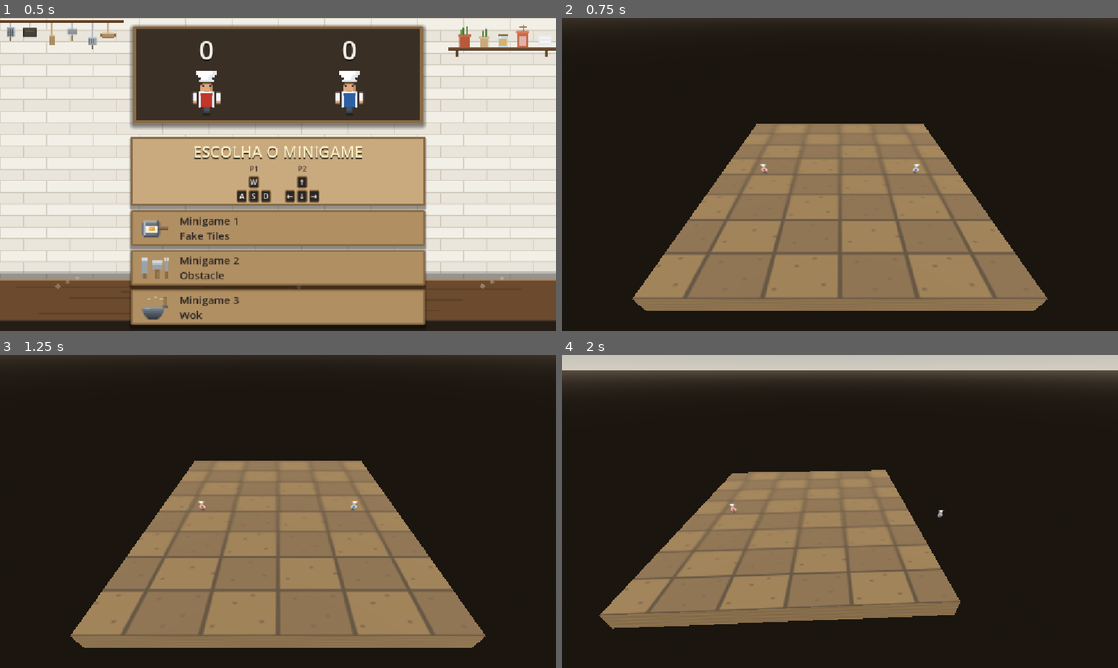
Above: before the commit, frames 1-4 (two rows, left to right).
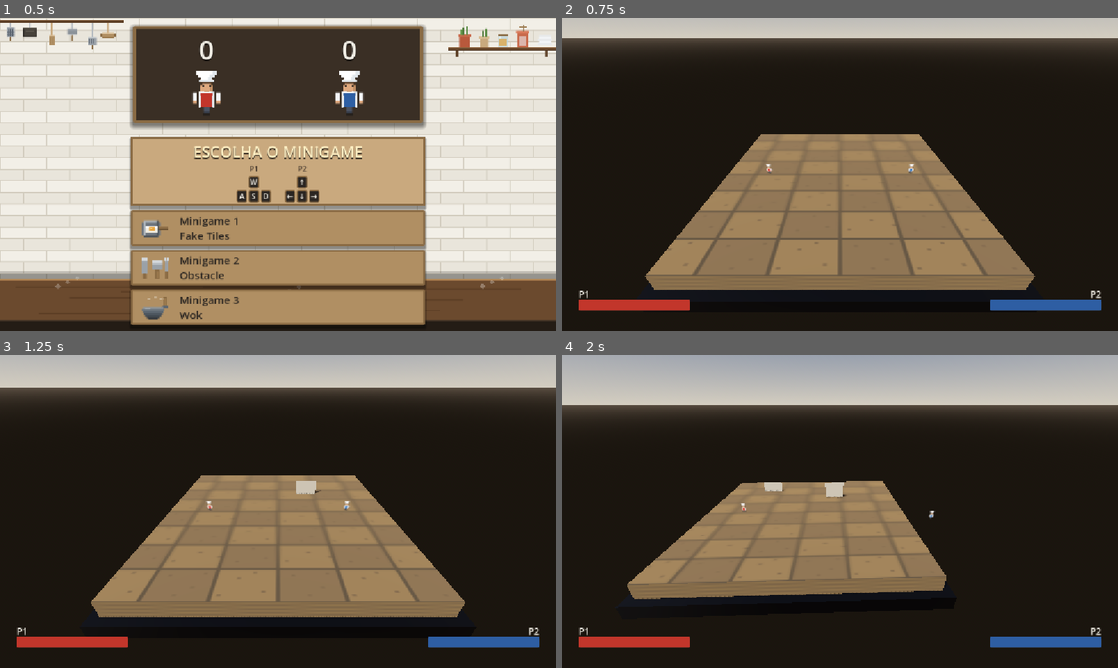
Above: after the commit, the same moments.

Repository: nyyozu/minigametest
Game: Godot game, scene res://Scenes/menu/menu_selecao.tscn
Two runs of this game, one before a commit and one after it. Both use one fixed random seed, a clock stepped at 60 frames per second and the inputs below.
Inputs:
- Up to frame 1 (0.5 s): no input
- Up to frame 2 (0.75 s): click "Minigame 3 Wok" at 0.5 s
- Up to frame 3 (1.25 s): no input
- Up to frame 4 (2 s): hold Right (ui_right) from 1.28 s (still down); tap A (A) at 1.35 s; tap D (D) at 1.55 s

Frame 1 is identical in both runs. In frame 2, 21% of the frame differs, in the area x 0-100%, y 0-94%; in frame 3, 28%; in frame 4, 31%.

Commit message:
Corrigido loop de empurrões, adicionado barra de fôlego (falta revisar) criado mecânica de fogo, aumentando a distância do empurrão

Diff:
--- a/Scenes/minigames/wok.tscn
+++ b/Scenes/minigames/wok.tscn
@@ -6,6 +6,8 @@
 [ext_resource type="Texture2D" uid="uid://md4eywp43ovq" path="res://assets/Tiles/tile_piso_cozinha.svg" id="4_piso"]
 [ext_resource type="Texture2D" uid="uid://di8kh5w5kcxwp" path="res://assets/P1/ChefP1_idle_v2.svg" id="5_p1"]
 [ext_resource type="Texture2D" uid="uid://cmog7b4efegl2" path="res://assets/P2/ChefP2_idle_v2.svg" id="6_p2"]
+[ext_resource type="Texture2D" uid="uid://j4ntm80pww74" path="res://assets/P1/ChefP1_walk_v2.svg" id="7_andando_p1"]
+[ext_resource type="Texture2D" uid="uid://c7gui1xc3w0ha" path="res://assets/P2/ChefP2_walk_v2.svg" id="8_andando_p2"]
 
 [sub_resource type="BoxShape3D" id="BoxShape3D_chao"]
 size = Vector3(16, 1, 16)
@@ -17,18 +19,186 @@
 albedo_texture = ExtResource("4_piso")
 albedo_color = Color(0.62, 0.6, 0.56, 1)
 uv1_scale = Vector3(8, 8, 1)
+emission_enabled = true
+emission_texture = ExtResource("4_piso")
+emission = Color(1, 0.35, 0.05, 1)
+emission_energy_multiplier = 0.0
+
+[sub_resource type="BoxMesh" id="BoxMesh_corpo"]
+size = Vector3(17, 0.8, 17)
+
+[sub_resource type="StandardMaterial3D" id="StandardMaterial3D_corpo"]
+albedo_color = Color(0.09, 0.08, 0.08, 1)
+metallic = 0.7
+roughness = 0.45
+emission_enabled = true
+emission = Color(1, 0.28, 0.04, 1)
+emission_energy_multiplier = 0.0
+
+[sub_resource type="QuadMesh" id="QuadMesh_vapor"]
+size = Vector2(0.7, 0.7)
+
+[sub_resource type="StandardMaterial3D" id="StandardMaterial3D_vapor"]
+transparency = 1
+shading_mode = 0
+albedo_color = Color(1, 0.95, 0.9, 0.35)
+blend_mode = 1
+billboard_mode = 1
+disable_receive_shadows = true
+
+[sub_resource type="ParticleProcessMaterial" id="Processo_vapor"]
+emission_shape = 3
+emission_box_extents = Vector3(7, 0.1, 7)
+direction = Vector3(0, 1, 0)
+spread = 12.0
+initial_velocity_min = 0.6
+initial_velocity_max = 1.4
+gravity = Vector3(0, 0.35, 0)
+damping_min = 0.4
+damping_max = 0.9
+scale_min = 1.4
+scale_max = 2.6
+color = Color(1, 0.92, 0.85, 1)
+
+[sub_resource type="StyleBoxFlat" id="Fundo_da_barra"]
+bg_color = Color(0.09, 0.08, 0.07, 0.85)
+border_width_left = 2
+border_width_top = 2
+border_width_right = 2
+border_width_bottom = 2
+border_color = Color(0.29, 0.25, 0.21, 1)
+corner_radius_top_left = 3
+corner_radius_top_right = 3
+corner_radius_bottom_right = 3
+corner_radius_bottom_left = 3
+
+[sub_resource type="StyleBoxFlat" id="Barra_p1"]
+bg_color = Color(0.76, 0.21, 0.17, 1)
+corner_radius_top_left = 2
+corner_radius_top_right = 2
+corner_radius_bottom_right = 2
+corner_radius_bottom_left = 2
+
+[sub_resource type="StyleBoxFlat" id="Barra_p2"]
+bg_color = Color(0.18, 0.37, 0.64, 1)
+corner_radius_top_left = 2
+corner_radius_top_right = 2
+corner_radius_bottom_right = 2
+corner_radius_bottom_left = 2
 
 [sub_resource type="CapsuleShape3D" id="CapsuleShape3D_chef"]
 radius = 0.35
 height = 0.9
 
-[sub_resource type="AtlasTexture" id="AtlasTexture_chef1"]
+[sub_resource type="AtlasTexture" id="AtlasTexture_p1_parado1"]
 atlas = ExtResource("5_p1")
 region = Rect2(0, 0, 64, 80)
 
-[sub_resource type="AtlasTexture" id="AtlasTexture_chef2"]
+[sub_resource type="AtlasTexture" id="AtlasTexture_p1_parado2"]
+atlas = ExtResource("5_p1")
+region = Rect2(64, 0, 64, 80)
+
+[sub_resource type="AtlasTexture" id="AtlasTexture_p1_andando1"]
+atlas = ExtResource("7_andando_p1")
+region = Rect2(0, 0, 64, 80)
+
+[sub_resource type="AtlasTexture" id="AtlasTexture_p1_andando2"]
+atlas = ExtResource("7_andando_p1")
+region = Rect2(64, 0, 64, 80)
+
+[sub_resource type="AtlasTexture" id="AtlasTexture_p1_andando3"]
+atlas = ExtResource("7_andando_p1")
+region = Rect2(128, 0, 64, 80)
+
+[sub_resource type="AtlasTexture" id="AtlasTexture_p1_andando4"]
+atlas = ExtResource("7_andando_p1")
+region = Rect2(192, 0, 64, 80)
+
+[sub_resource type="SpriteFrames" id="Animacoes_p1"]
+animations = [{
+"frames": [{
+"duration": 1.0,
+"texture": SubResource("AtlasTexture_p1_parado1")
+}, {
+"duration": 1.0,
+"texture": SubResource("AtlasTexture_p1_parado2")
+}],
+"loop": 1,
+"name": &"parado",
+"speed": 5.0
+}, {
+"frames": [{
+"duration": 1.0,
+"texture": SubResource("AtlasTexture_p1_andando1")
+}, {
+"duration": 1.0,
+"texture": SubResource("AtlasTexture_p1_andando2")
+}, {
+"duration": 1.0,
+"texture": SubResource("AtlasTexture_p1_andando3")
+}, {
+"duration": 1.0,
+"texture": SubResource("AtlasTexture_p1_andando4")
+}],
+"loop": 1,
+"name": &"andando",
+"speed": 5.0
+}]
+
+[sub_resource type="AtlasTexture" id="AtlasTexture_p2_parado1"]
 atlas = ExtResource("6_p2")
 region = Rect2(0, 0, 64, 80)
+
+[sub_resource type="AtlasTexture" id="AtlasTexture_p2_parado2"]
+atlas = ExtResource("6_p2")
+region = Rect2(64, 0, 64, 80)
+
+[sub_resource type="AtlasTexture" id="AtlasTexture_p2_andando1"]
+atlas = ExtResource("8_andando_p2")
+region = Rect2(0, 0, 64, 80)
+
+[sub_resource type="AtlasTexture" id="AtlasTexture_p2_andando2"]
+atlas = ExtResource("8_andando_p2")
+region = Rect2(64, 0, 64, 80)
+
+[sub_resource type="AtlasTexture" id="AtlasTexture_p2_andando3"]
+atlas = ExtResource("8_andando_p2")
+region = Rect2(128, 0, 64, 80)
+
+[sub_resource type="AtlasTexture" id="AtlasTexture_p2_andando4"]
+atlas = ExtResource("8_andando_p2")
+region = Rect2(192, 0, 64, 80)
+
+[sub_resource type="SpriteFrames" id="Animacoes_p2"]
+animations = [{
+"frames": [{
+"duration": 1.0,
+"texture": SubResource("AtlasTexture_p2_parado1")
+}, {
+"duration": 1.0,
+"texture": SubResource("AtlasTexture_p2_parado2")
+}],
+"loop": 1,
+"name": &"parado",
+"speed": 5.0
+}, {
+"frames": [{
+"duration": 1.0,
+"texture": SubResource("AtlasTexture_p2_andando1")
+}, {
+"duration": 1.0,
+"texture": SubResource("AtlasTexture_p2_andando2")
+}, {
+"duration": 1.0,
+"texture": SubResource("AtlasTexture_p2_andando3")
+}, {
+"duration": 1.0,
+"texture": SubResource("AtlasTexture_p2_andando4")
+}],
+"loop": 1,
+"name": &"andando",
+"speed": 5.0
+}]
 
 [sub_resource type="ProceduralSkyMaterial" id="ProceduralSkyMaterial_wok"]
 sky_top_color = Color(0.24313726, 0.3254902, 0.47843137, 1)
@@ -63,6 +233,19 @@
 [node name="CollisionShape3D" type="CollisionShape3D" parent="Chao"]
 shape = SubResource("BoxShape3D_chao")
 
+[node name="Corpo" type="MeshInstance3D" parent="."]
+transform = Transform3D(1, 0, 0, 0, 1, 0, 0, 0, 1, 0, -1.35, 0)
+material_override = SubResource("StandardMaterial3D_corpo")
+mesh = SubResource("BoxMesh_corpo")
+
+[node name="Vapor" type="GPUParticles3D" parent="."]
+transform = Transform3D(1, 0, 0, 0, 1, 0, 0, 0, 1, 0, 0.15, 0)
+emitting = true
+amount = 24
+lifetime = 3.0
+process_material = SubResource("Processo_vapor")
+draw_pass_1 = SubResource("QuadMesh_vapor")
+
 [node name="P1" type="CharacterBody3D" parent="."]
 transform = Transform3D(1, 0, 0, 0, 1, 0, 0, 0, 1, -5, 0.1, 0)
 script = ExtResource("1_jogador")
@@ -76,9 +259,10 @@
 transform = Transform3D(1, 0, 0, 0, 1, 0, 0, 0, 1, 0, 0.45, 0)
 shape = SubResource("CapsuleShape3D_chef")
 
-[node name="Sprite3D" type="Sprite3D" parent="P1"]
+[node name="AnimatedSprite3D" type="AnimatedSprite3D" parent="P1"]
 transform = Transform3D(1, 0, 0, 0, 1, 0, 0, 0, 1, 0, 0.45, 0)
-texture = SubResource("AtlasTexture_chef1")
+sprite_frames = SubResource("Animacoes_p1")
+animation = &"parado"
 
 [node name="P2" type="CharacterBody3D" parent="."]
 transform = Transform3D(1, 0, 0, 0, 1, 0, 0, 0, 1, 5, 0.1, 0)
@@ -93,9 +277,10 @@
 transform = Transform3D(1, 0, 0, 0, 1, 0, 0, 0, 1, 0, 0.45, 0)
 shape = SubResource("CapsuleShape3D_chef")
 
-[node name="Sprite3D" type="Sprite3D" parent="P2"]
+[node name="AnimatedSprite3D" type="AnimatedSprite3D" parent="P2"]
 transform = Transform3D(1, 0, 0, 0, 1, 0, 0, 0, 1, 0, 0.45, 0)
-texture = SubResource("AtlasTexture_chef2")
+sprite_frames = SubResource("Animacoes_p2")
+animation = &"parado"
 
 [node name="Camera3D" type="Camera3D" parent="."]
 transform = Transform3D(1, 0, 0, 0, 0.70710677, -0.70710677, 0, 0.70710677, 0.70710677, 0, 9, 12)
@@ -113,3 +298,44 @@
 
 [node name="Diretor" type="Node" parent="."]
 script = ExtResource("2_diretor")
+
+[node name="HUD" type="CanvasLayer" parent="."]
+
+[node name="NomeP1" type="Label" parent="HUD"]
+anchor_left = 0.03
+anchor_top = 0.862
+anchor_right = 0.13
+anchor_bottom = 0.9
+theme_override_colors/font_color = Color(0.949, 0.937, 0.902, 1)
+theme_override_font_sizes/font_size = 18
+text = "P1"
+
+[node name="NomeP2" type="Label" parent="HUD"]
+anchor_left = 0.87
+anchor_top = 0.862
+anchor_right = 0.97
+anchor_bottom = 0.9
+theme_override_colors/font_color = Color(0.949, 0.937, 0.902, 1)
+theme_override_font_sizes/font_size = 18
+text = "P2"
+horizontal_alignment = 2
+
+[node name="FolegoP1" type="ProgressBar" parent="HUD"]
+anchor_left = 0.03
+anchor_top = 0.902
+anchor_right = 0.23
+anchor_bottom = 0.935
+value = 100.0
+show_percentage = false
+theme_override_styles/background = SubResource("Fundo_da_barra")
+theme_override_styles/fill = SubResource("Barra_p1")
+
+[node name="FolegoP2" type="ProgressBar" parent="HUD"]
+anchor_left = 0.77
+anchor_top = 0.902
+anchor_right = 0.97
+anchor_bottom = 0.935
+value = 100.0
+show_percentage = false
+theme_override_styles/background = SubResource("Fundo_da_barra")
+theme_override_styles/fill = SubResource("Barra_p2")
--- a/Scripts/wok/wok_camera.gd
+++ b/Scripts/wok/wok_camera.gd
@@ -1,13 +1,16 @@
 extends Node3D
 
-const ALTURA = 9.0
-const RECUO_MINIMO = 7.0
+const ALTURA = 8.0
+const RECUO_MINIMO = 9.5
 const RECUO_POR_UNIDADE = 0.5
 const RECUO_MAXIMO = 22.0
 const SUAVIZACAO = 6.0
+const PERDA_DO_TREMOR = 4.0
 
-@onready var jogador1 = get_parent().get_node("P1")
-@onready var jogador2 = get_parent().get_node("P2")
+@onready var jogador1 = $"../P1"
+@onready var jogador2 = $"../P2"
+
+var tremor = 0.0
 
 func _process(delta):
 	var meio = (jogador1.global_position + jogador2.global_position) * 0.5
@@ -20,6 +23,10 @@
 	var suave = clampf(delta * SUAVIZACAO, 0.0, 1.0)
 	global_position = global_position.lerp(alvo, suave)
 
+	tremor = maxf(tremor - delta * PERDA_DO_TREMOR, 0.0)
+	if tremor > 0.0:
+		global_position = global_position + Vector3(randf_range(-1.0, 1.0), randf_range(-1.0, 1.0), 0.0) * tremor
+
 	var chao = Vector3(meio.x, 0.0, meio.z)
 	if global_position.distance_to(chao) > 0.5:
 		look_at(chao, Vector3.UP)
--- a/Scripts/wok/wok_diretor.gd
+++ b/Scripts/wok/wok_diretor.gd
@@ -3,19 +3,39 @@
 const ALTURA_DA_QUEDA = -4.0
 const VOLTA_PRO_MENU = 2.5
 const PULO_DE_VITORIA = 7.0
+const TEMPO_ATE_FOGO = 50.0
+const BRILHO_DO_FOGO = 2.2
+const VAPOR_MINIMO = 0.15
 
 var acabou = false
+var calor = 0.0
 
 @onready var jogador1 = $"../P1"
 @onready var jogador2 = $"../P2"
+@onready var chapa = $"../Chao/MeshInstance3D"
+@onready var corpo = $"../Corpo"
+@onready var vapor = $"../Vapor"
+@onready var camera = $"../Camera3D"
+@onready var folego_p1 = $"../HUD/FolegoP1"
+@onready var folego_p2 = $"../HUD/FolegoP2"
 
 func _ready():
 	jogador1.rival = jogador2
 	jogador2.rival = jogador1
+	jogador1.empurrao.connect(_tremer)
+	jogador2.empurrao.connect(_tremer)
 
 func _process(delta):
 	if acabou:
 		return
+
+	calor = minf(calor + delta / TEMPO_ATE_FOGO, 1.0)
+	jogador1.calor = calor
+	jogador2.calor = calor
+	_esquentar()
+
+	folego_p1.value = jogador1.folego
+	folego_p2.value = jogador2.folego
 
 	var caiu_1 = jogador1.global_position.y < ALTURA_DA_QUEDA
 	var caiu_2 = jogador2.global_position.y < ALTURA_DA_QUEDA
@@ -27,11 +47,19 @@
 	elif caiu_2:
 		terminar(jogador1)
 
+func _esquentar():
+	var brilho = calor * calor * BRILHO_DO_FOGO
+	chapa.material_override.emission_energy_multiplier = brilho
+	corpo.material_override.emission_energy_multiplier = brilho
+	vapor.amount_ratio = VAPOR_MINIMO + calor * 0.85
+
+func _tremer(forca):
+	camera.tremor = maxf(camera.tremor, forca * 0.02)
+
 func terminar(vencedor):
 	acabou = true
 	var resultado
 
-	# ninguem empurra mais ninguem depois que a rodada acabou
 	jogador1.rival = null
 	jogador2.rival = null
 
--- a/Scripts/wok/wok_jogador.gd
+++ b/Scripts/wok/wok_jogador.gd
@@ -1,4 +1,6 @@
 extends CharacterBody3D
+
+signal empurrao(forca)
 
 const VELOCIDADE = 8.0
 const GRAVIDADE = 20.0
@@ -7,6 +9,10 @@
 const ARREMESSO = 1.5
 const TONTO = 0.35
 const RECARGA = 0.4
+const FOLEGO_MAXIMO = 100.0
+const CUSTO = 15.0
+const RECUPERACAO = 25.0
+const CALOR_NO_PUSO = 1.5
 
 @export var tecla_esquerda = "A"
 @export var tecla_direita = "D"
@@ -15,11 +21,13 @@
 
 @export var meu_id = 0
 
-@onready var sprite: Sprite3D = $Sprite3D
+@onready var sprite: AnimatedSprite3D = $AnimatedSprite3D
 
 var rival = null
 var tonto = 0.0
 var recarga = 0.0
+var folego = FOLEGO_MAXIMO
+var calor = 0.0
 
 
 func _physics_process(delta):
@@ -36,17 +44,21 @@
 		velocity.z = direcao.y * VELOCIDADE
 
 	recarga = recarga - delta
+	folego = minf(folego + RECUPERACAO * delta, FOLEGO_MAXIMO)
 	_empurrar()
 
 	move_and_slide()
 
-	# vira o boneco pro lado em que ta andando
+	var andando = Vector2(velocity.x, velocity.z).length() > 0.1
+	var animacao = "andando" if andando else "parado"
+	if sprite.animation != animacao:
+		sprite.play(animacao)
 	if velocity.x != 0.0:
 		sprite.flip_h = velocity.x < 0
 
 
 func _empurrar():
-	if rival == null or recarga > 0.0:
+	if rival == null or recarga > 0.0 or folego < CUSTO:
 		return
 
 	var distancia = global_position.distance_to(rival.global_position)
@@ -55,7 +67,10 @@
 
 	var para_o_rival = rival.global_position - global_position
 	para_o_rival.y = 0
-	rival.velocity = rival.velocity + para_o_rival.normalized() * EMPURRAO
+	var forca = EMPURRAO * (1.0 + calor * CALOR_NO_PUSO)
+	rival.velocity = rival.velocity + para_o_rival.normalized() * forca
 	rival.velocity.y = rival.velocity.y + ARREMESSO
 	rival.tonto = TONTO
+	folego = folego - CUSTO
 	recarga = RECARGA
+	empurrao.emit(forca)
--- a/ui/kitchen_theme.tres
+++ /dev/null
@@ -1,272 +0,0 @@
-[gd_resource type="Theme" format=3 uid="uid://tg5hkwt0ol6o"]
-
-[sub_resource type="StyleBoxFlat" id="StyleBoxFlat_3m2ih"]
-content_margin_left = 12.0
-content_margin_top = 6.0
-content_margin_right = 12.0
-content_margin_bottom = 6.0
-bg_color = Color(0.066, 0.09, 0.14400001, 0.8)
-border_width_left = 3
-border_width_top = 3
-border_width_right = 3
-border_width_bottom = 3
-border_color = Color(0.5, 0.5, 0.5, 0.15)
-corner_radius_top_left = 14
-corner_radius_top_right = 14
-corner_radius_bottom_right = 14
-corner_radius_bottom_left = 14
-corner_detail = 6
-
-[sub_resource type="StyleBoxFlat" id="StyleBoxFlat_4snvw"]
-content_margin_left = 12.0
-content_margin_top = 6.0
-content_margin_right = 12.0
-content_margin_bottom = 6.0
-bg_color = Color(1, 1, 1, 0)
-border_width_left = 4
-border_width_top = 4
-border_width_right = 4
-border_width_bottom = 4
-border_color = Color(0.78039217, 0.2509804, 0.1764706, 1)
-corner_radius_top_left = 14
-corner_radius_top_right = 14
-corner_radius_bottom_right = 14
-corner_radius_bottom_left = 14
-corner_detail = 6
-
-[sub_resource type="StyleBoxFlat" id="StyleBoxFlat_6sepq"]
-content_margin_left = 12.0
-content_margin_top = 6.0
-content_margin_right = 12.0
-content_margin_bottom = 6.0
-bg_color = Color(0.2168, 0.252, 0.3312, 0.8)
-border_width_left = 4
-border_width_top = 4
-border_width_right = 4
-border_width_bottom = 4
-border_color = Color(0.78039217, 0.2509804, 0.1764706, 1)
-corner_radius_top_left = 14
-corner_radius_top_right = 14
-corner_radius_bottom_right = 14
-corner_radius_bottom_left = 14
-corner_detail = 6
-shadow_color = Color(0, 0, 0, 0.35)
-shadow_size = 6
-shadow_offset = Vector2(0, 2)
-
-[sub_resource type="StyleBoxFlat" id="StyleBoxFlat_m7ajr"]
-content_margin_left = 12.0
-content_margin_top = 6.0
-content_margin_right = 12.0
-content_margin_bottom = 6.0
-bg_color = Color(0.11, 0.15, 0.24, 0.8)
-border_width_left = 3
-border_width_top = 3
-border_width_right = 3
-border_width_bottom = 3
-border_color = Color(1, 1, 1, 0.15)
-corner_radius_top_left = 14
-corner_radius_top_right = 14
-corner_radius_bottom_right = 14
-corner_radius_bottom_left = 14
-corner_detail = 6
-shadow_color = Color(0, 0, 0, 0.35)
-shadow_size = 3
-shadow_offset = Vector2(0, 1)
-
-[sub_resource type="StyleBoxFlat" id="StyleBoxFlat_dw42i"]
-content_margin_left = 12.0
-content_margin_top = 6.0
-content_margin_right = 12.0
-content_margin_bottom = 6.0
-bg_color = Color(0.6243138, 0.20078433, 0.14117648, 1)
-border_width_left = 3
-border_width_top = 3
-border_width_right = 3
-border_width_bottom = 3
-border_color = Color(0.78039217, 0.2509804, 0.1764706, 1)
-corner_radius_top_left = 14
-corner_radius_top_right = 14
-corner_radius_bottom_right = 14
-corner_radius_bottom_left = 14
-corner_detail = 6
-
-[sub_resource type="StyleBoxFlat" id="StyleBoxFlat_joa6b"]
-content_margin_left = 2.0
-content_margin_top = 2.0
-content_margin_right = 2.0
-content_margin_bottom = 2.0
-bg_color = Color(0.78039217, 0.2509804, 0.1764706, 1)
-corner_radius_top_left = 7
-corner_radius_top_right = 7
-corner_radius_bottom_right = 7
-corner_radius_bottom_left = 7
-corner_detail = 6
-shadow_color = Color(0.3121569, 0.10039216, 0.07058824, 0.4)
-shadow_size = 3
-shadow_offset = Vector2(0, 1)
-
-[sub_resource type="StyleBoxFlat" id="StyleBoxFlat_aff0f"]
-content_margin_left = 2.0
-content_margin_top = 2.0
-content_margin_right = 2.0
-content_margin_bottom = 2.0
-bg_color = Color(0.6780392, 0.64509803, 0.5792157, 1)
-border_width_left = 3
-border_width_top = 3
-border_width_right = 3
-border_width_bottom = 3
-border_color = Color(1, 1, 1, 0.15)
-corner_radius_top_left = 7
-corner_radius_top_right = 7
-corner_radius_bottom_right = 7
-corner_radius_bottom_left = 7
-corner_detail = 6
-
-[sub_resource type="StyleBoxFlat" id="StyleBoxFlat_p1dw7"]
-content_margin_left = 10.0
-content_margin_top = 6.0
-content_margin_right = 10.0
-content_margin_bottom = 6.0
-bg_color = Color(0.774902, 0.7372549, 0.6619608, 1)
-border_width_left = 4
-border_width_top = 4
-border_width_right = 4
-border_width_bottom = 4
-border_color = Color(0.78039217, 0.2509804, 0.1764706, 1)
-corner_radius_top_left = 14
-corner_radius_top_right = 14
-corner_radius_bottom_right = 14
-corner_radius_bottom_left = 14
-corner_detail = 6
-shadow_color = Color(0, 0, 0, 0.35)
-shadow_size = 6
-shadow_offset = Vector2(0, 2)
-
-[sub_resource type="StyleBoxFlat" id="StyleBoxFlat_e8u07"]
-content_margin_left = 10.0
-content_margin_top = 6.0
-content_margin_right = 10.0
-content_margin_bottom = 6.0
-bg_color = Color(0.774902, 0.7372549, 0.6619608, 1)
-border_width_left = 3
-border_width_top = 3
-border_width_right = 3
-border_width_bottom = 3
-border_color = Color(1, 1, 1, 0.15)
-corner_radius_top_left = 14
-corner_radius_top_right = 14
-corner_radius_bottom_right = 14
-corner_radius_bottom_left = 14
-corner_detail = 6
-
-[sub_resource type="StyleBoxFlat" id="StyleBoxFlat_rxcd4"]
-content_margin_left = 4.0
-content_margin_top = 4.0
-content_margin_right = 4.0
-content_margin_bottom = 4.0
-bg_color = Color(0.11, 0.15, 0.24, 0.8)
-border_width_left = 3
-border_width_top = 3
-border_width_right = 3
-border_width_bottom = 3
-border_color = Color(1, 1, 1, 0.15)
-corner_radius_top_left = 14
-corner_radius_top_right = 14
-corner_radius_bottom_right = 14
-corner_radius_bottom_left = 14
-corner_detail = 6
-shadow_color = Color(0, 0, 0, 0.35)
-shadow_size = 6
-shadow_offset = Vector2(0, 2)
-
-[sub_resource type="StyleBoxFlat" id="StyleBoxFlat_djao1"]
-content_margin_left = 4.0
-content_margin_top = 4.0
-content_margin_right = 4.0
-content_margin_bottom = 4.0
-bg_color = Color(0.96862745, 0.92156863, 0.827451, 1)
-border_width_left = 4
-border_width_top = 4
-border_width_right = 4
-border_width_bottom = 4
-border_color = Color(1, 1, 1, 0.15)
-corner_radius_top_left = 16
-corner_radius_top_right = 16
-corner_radius_bottom_right = 16
-corner_radius_bottom_left = 16
-corner_detail = 6
-shadow_color = Color(0, 0, 0, 0.35)
-shadow_size = 10
-shadow_offset = Vector2(0, 3.3333333)
-
-[sub_resource type="StyleBoxFlat" id="StyleBoxFlat_1owrs"]
-content_margin_left = 14.0
-content_margin_top = 8.0
-content_margin_right = 14.0
-content_margin_bottom = 8.0
-bg_color = Color(0.11, 0.15, 0.24, 0.8)
-border_width_left = 3
-border_width_top = 3
-border_width_right = 3
-border_width_bottom = 3
-border_color = Color(0.78039217, 0.2509804, 0.1764706, 1)
-corner_radius_top_left = 14
-corner_radius_top_right = 14
-corner_radius_bottom_right = 14
-corner_radius_bottom_left = 14
-corner_detail = 6
-
-[sub_resource type="StyleBoxFlat" id="StyleBoxFlat_uuxna"]
-content_margin_left = 12.0
-content_margin_top = 6.0
-content_margin_right = 12.0
-content_margin_bottom = 6.0
-bg_color = Color(0.96862745, 0.92156863, 0.827451, 1)
-border_width_left = 3
-border_width_top = 3
-border_width_right = 3
-border_width_bottom = 3
-border_color = Color(1, 1, 1, 0.15)
-corner_radius_top_left = 14
-corner_radius_top_right = 14
-corner_radius_bottom_right = 14
-corner_radius_bottom_left = 14
-corner_detail = 6
-
-[resource]
-Button/colors/font_color = Color(0.23137255, 0.16470589, 0.101960786, 1)
-Button/colors/font_disabled_color = Color(0.5, 0.55, 0.65, 0.6)
-Button/colors/font_focus_color = Color(0.23137255, 0.16470589, 0.101960786, 1)
-Button/colors/font_hover_color = Color(0.38509804, 0.3317647, 0.28156865, 1)
-Button/colors/font_pressed_color = Color(0.8462745, 0.4756863, 0.42352945, 1)
-Button/styles/disabled = SubResource("StyleBoxFlat_3m2ih")
-Button/styles/focus = SubResource("StyleBoxFlat_4snvw")
-Button/styles/hover = SubResource("StyleBoxFlat_6sepq")
-Button/styles/normal = SubResource("StyleBoxFlat_m7ajr")
-Button/styles/pressed = SubResource("StyleBoxFlat_dw42i")
-HSlider/styles/grabber_area = SubResource("StyleBoxFlat_joa6b")
-HSlider/styles/grabber_area_highlight = SubResource("StyleBoxFlat_joa6b")
-HSlider/styles/slider = SubResource("StyleBoxFlat_aff0f")
-Label/colors/font_color = Color(0.23137255, 0.16470589, 0.101960786, 1)
-Label/colors/font_shadow_color = Color(0, 0, 0, 0.35)
-Label/constants/shadow_offset_x = 1
-Label/constants/shadow_offset_y = 1
-LineEdit/colors/caret_color = Color(0.78039217, 0.2509804, 0.1764706, 1)
-LineEdit/colors/font_color = Color(0.23137255, 0.16470589, 0.101960786, 1)
-LineEdit/styles/focus = SubResource("StyleBoxFlat_p1dw7")
-LineEdit/styles/normal = SubResource("StyleBoxFlat_e8u07")
-Panel/styles/panel = SubResource("StyleBoxFlat_rxcd4")
-PanelContainer/styles/panel = SubResource("StyleBoxFlat_rxcd4")
-PopupMenu/styles/panel = SubResource("StyleBoxFlat_djao1")
-PopupPanel/styles/panel = SubResource("StyleBoxFlat_djao1")
-ProgressBar/colors/font_color = Color(0.23137255, 0.16470589, 0.101960786, 1)
-ProgressBar/styles/background = SubResource("StyleBoxFlat_aff0f")
-ProgressBar/styles/fill = SubResource("StyleBoxFlat_joa6b")
-RichTextLabel/colors/font_color = Color(0.23137255, 0.16470589, 0.101960786, 1)
-TabContainer/styles/panel = SubResource("StyleBoxFlat_rxcd4")
-TabContainer/styles/tab_selected = SubResource("StyleBoxFlat_1owrs")
-TabContainer/styles/tab_unselected = SubResource("StyleBoxFlat_uuxna")
-TextEdit/colors/font_color = Color(0.23137255, 0.16470589, 0.101960786, 1)
-TextEdit/styles/focus = SubResource("StyleBoxFlat_p1dw7")
-TextEdit/styles/normal = SubResource("StyleBoxFlat_e8u07")
